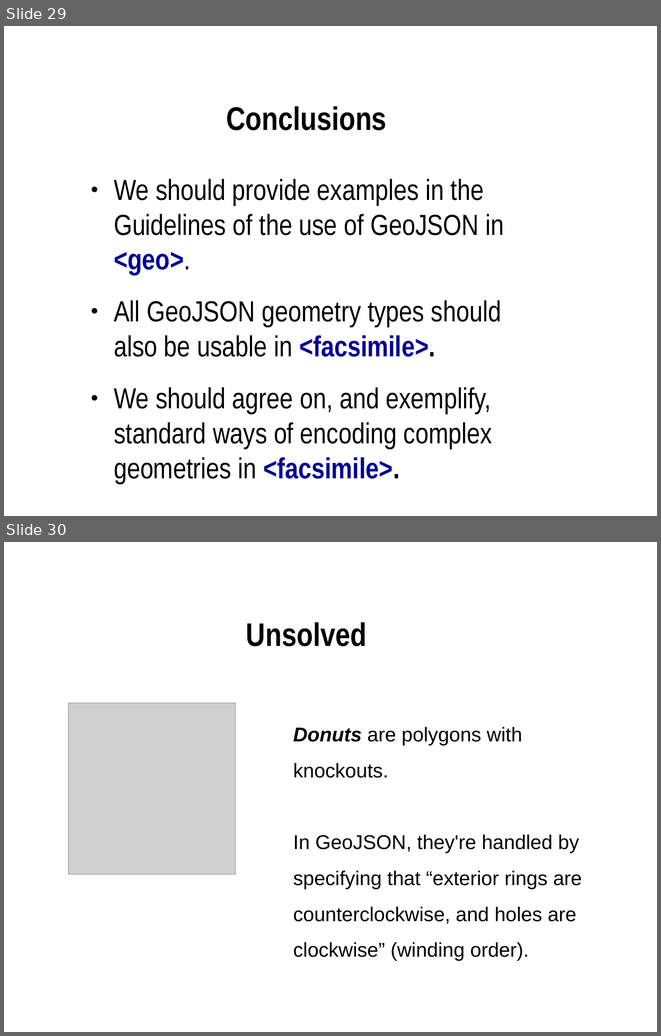
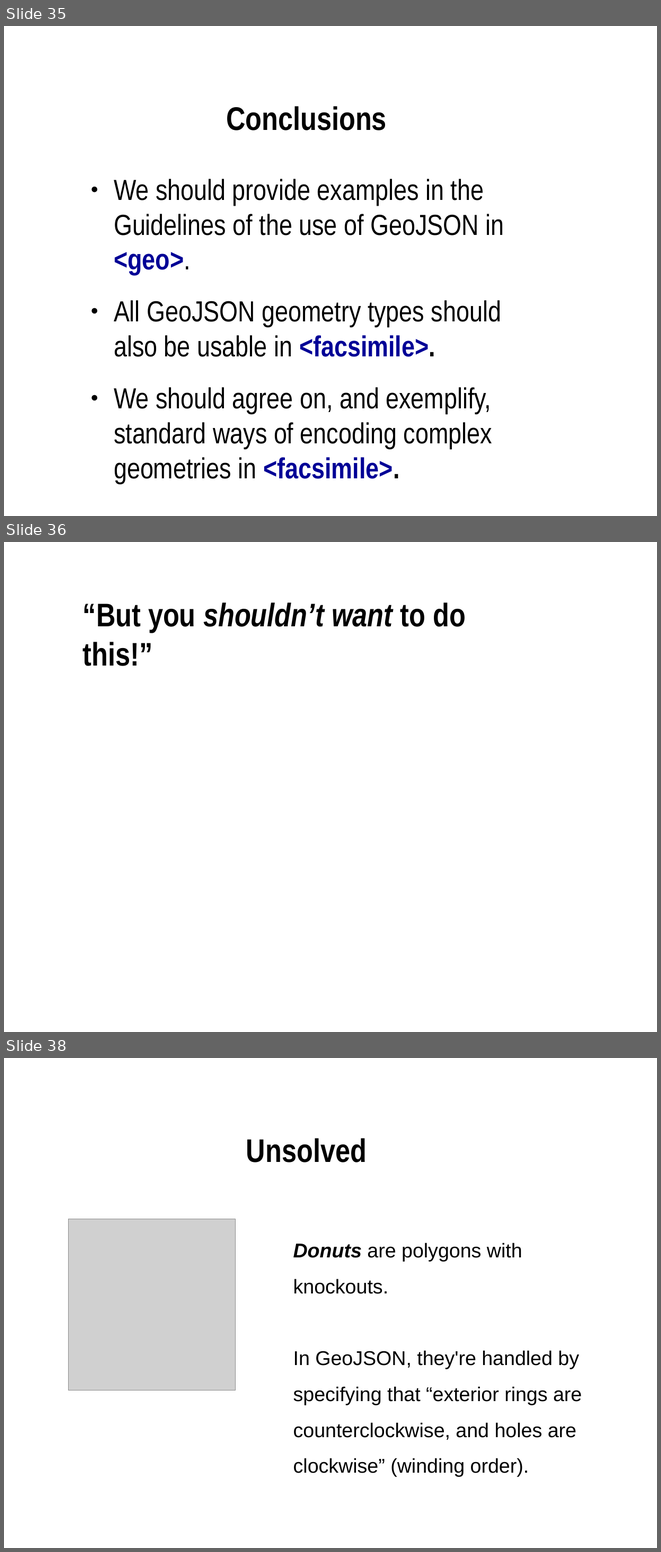
Before and after one commit to martindholmes/BreezeMap, a slide deck: presentations/geo_json_tei/geo_json_tei.odp. Shown one above the other, each under a label of ours: slides 29 and 30 before the commit, slides 35, 36 and 38 after it; the slides between them are not shown. The pictures are 661x1036 and 661x1552 pixels, drawn with LibreOffice and Linux fonts; fonts in the diff are those of the drawing; grey boxes stand for pictures. Boxes give left, top, right and bottom in pixels: in the first picture for what was removed or moved away, otherwise in the second. Text is boxed around its words. In the diff, an @@ line names an element or a change of style, - is before the commit and + after.

```diff
--- a/presentations/geo_json_tei/geo_json_tei.odp
+++ b/presentations/geo_json_tei/geo_json_tei.odp
@@ slide 36 added at [4,542,657,1032], background #FFFFFF @@
@@ title added at [83,602,466,666], 36 pt, text #000000, bold @@
+“But you shouldn’t want to do this!”
@@ what was slide 29 is now slide 35 @@
@@ what was slide 30 is now slide 38 @@
```
Also in this commit, not shown: 7 other slides added.
